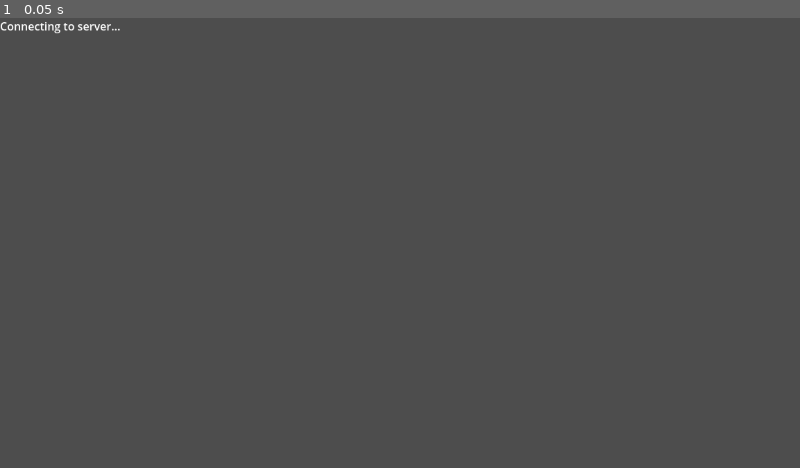
Above: before the commit, frame 1.
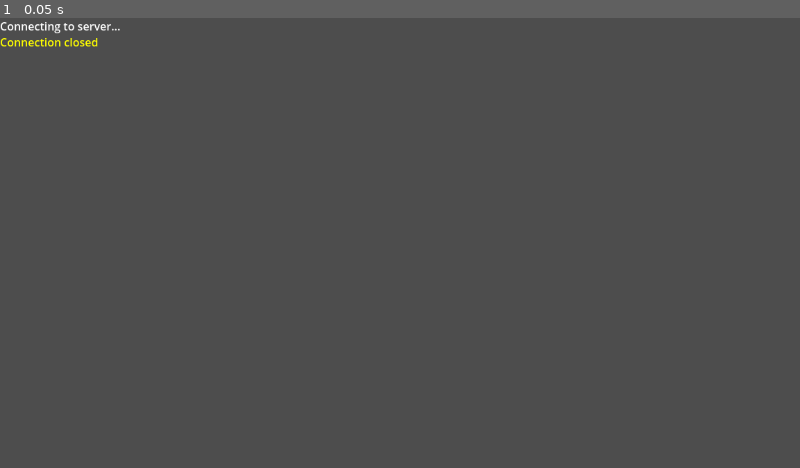
Above: after the commit, the same moment.

Repository: GuruOrGoru/mmo
Game: Godot game, scene res://main.tscn
Same seed, same stepped clock (60 frames per second), same inputs: the game is played once before the commit and once after it.
Inputs:
- Up to frame 1 (0.05 s): no input

The runs differ from the first frame. In frame 1, 0.1% of the frame differs, in the area x 0-13%, y 4-7%.

Commit message:
Dockerization and CI

Diff:
--- a/client/objects/actors/actor.gd
+++ b/client/objects/actors/actor.gd
@@ -86,8 +86,9 @@
 	var mouse_pos := get_global_mouse_position()
 
 	var input_vec = position.direction_to(mouse_pos).normalized()
-	if abs(velocity.angle_to(input_vec)) > TAU / 15: # 24 degrees
-		velocity = input_vec * speed
+	var target_velocity = input_vec * speed
+	velocity = velocity.lerp(target_velocity, 5.0 * delta)
+	if velocity.length_squared() > 0.01:  # Only send if moving
 		var packet := packets.Packet.new()
 		var player_direction_message := packet.new_player_direction()
 		player_direction_message.set_direction(velocity.angle())
--- a/client/states/entered/entered.gd
+++ b/client/states/entered/entered.gd
@@ -8,7 +8,7 @@
 	WS.connection_closed.connect(_on_ws_connection_closed)
 	WS.packet_received.connect(_on_ws_packet_received)
 	_log.info("Connecting to server...")
-	WS.connect_to_url("ws://127.0.0.1:8414/ws")
+	WS.connect_to_url("wss://mmo-l27r.onrender.com/ws")
 
 func _on_ws_connected_to_server() -> void:
 	_log.success("Connected Succesfully!")
